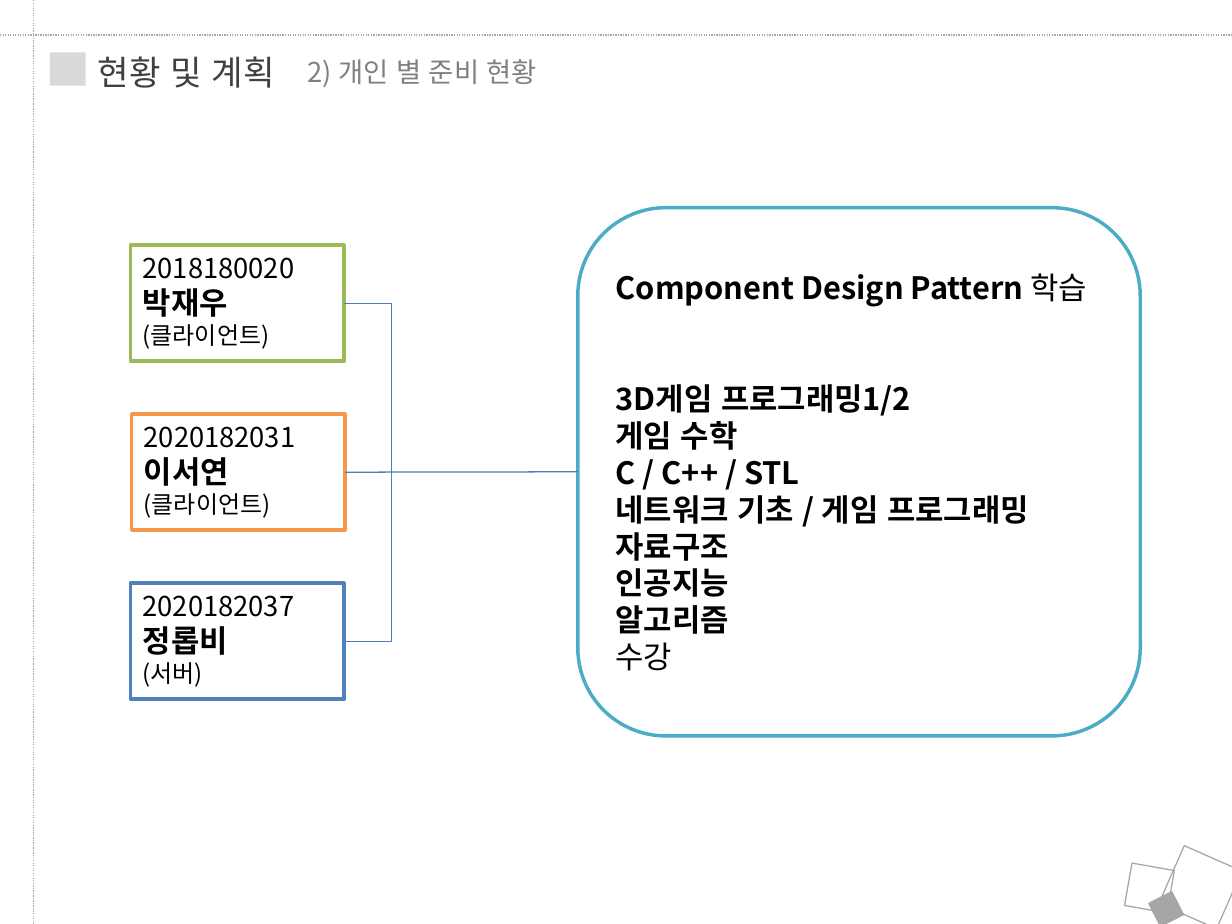
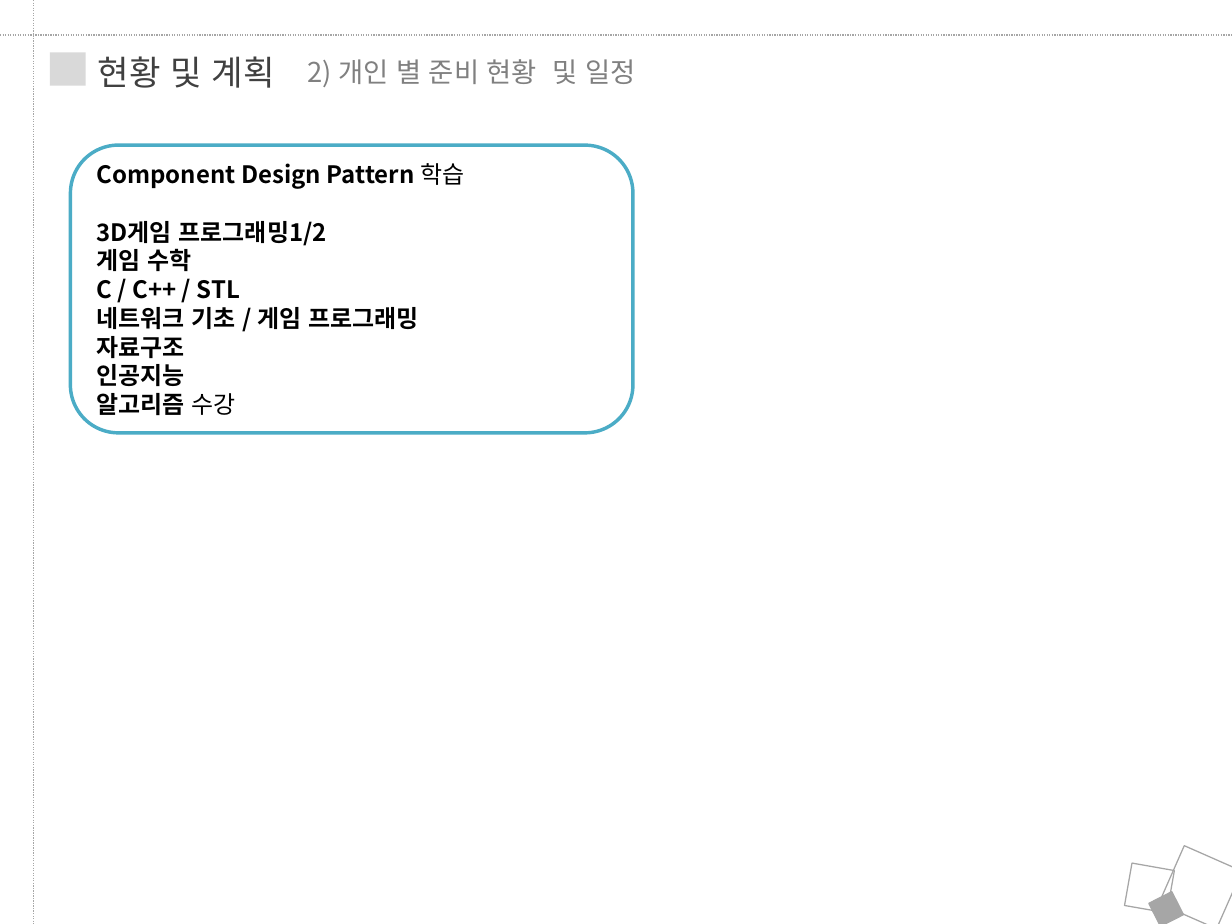
Before and after one commit to JungRobbi/ZolZak, a slide deck: slide 22 of Document/ppt.pptx (slide 39 before the commit). Drawn at 1232x924 pixels with LibreOffice and Linux fonts; fonts in the diff are those of the drawing. Boxes give left, top, right and bottom in pixels: in the first picture for what was removed or moved away, otherwise in the second. Text is boxed around its words. In the diff, an @@ line names an element or a change of style, - is before the commit and + after.

```diff
--- a/Document/ppt.pptx
+++ b/Document/ppt.pptx
@@ text at (308,59,635,87): text changed @@
-2) 개인 별 준비 현황
+2) 개인 별 준비 현황 및 일정
@@ rounded rectangle "Component Design Pattern 학습": place and size @@
-rounded rectangle "Component Design Pattern 학습" at (578,208,1141,737)
+rounded rectangle "Component Design Pattern 학습" at (70,145,633,434)
@@ text in rounded rectangle at (97,163,464,386): size 18 to 14 pt @@
@@ rectangle removed at (131,245,344,361) @@
-2018180020
-박재우
-(클라이언트)
@@ elbow line removed from (344, 303) to (346, 641) @@
@@ text in rounded rectangle at (97,393,236,415): text changed; size 18 to 14 pt @@
-알고리즘
-수강
+알고리즘 수강
@@ rectangle removed at (132,414,345,530) @@
-2020182031
-이서연
-(클라이언트)
@@ line removed from (345, 472) to (578, 472) @@
@@ rectangle removed at (131,583,344,699) @@
-2020182037
-정롭비
-(서버)
```
Also in this commit, not shown: 8 other slides changed, 18 slides removed.
